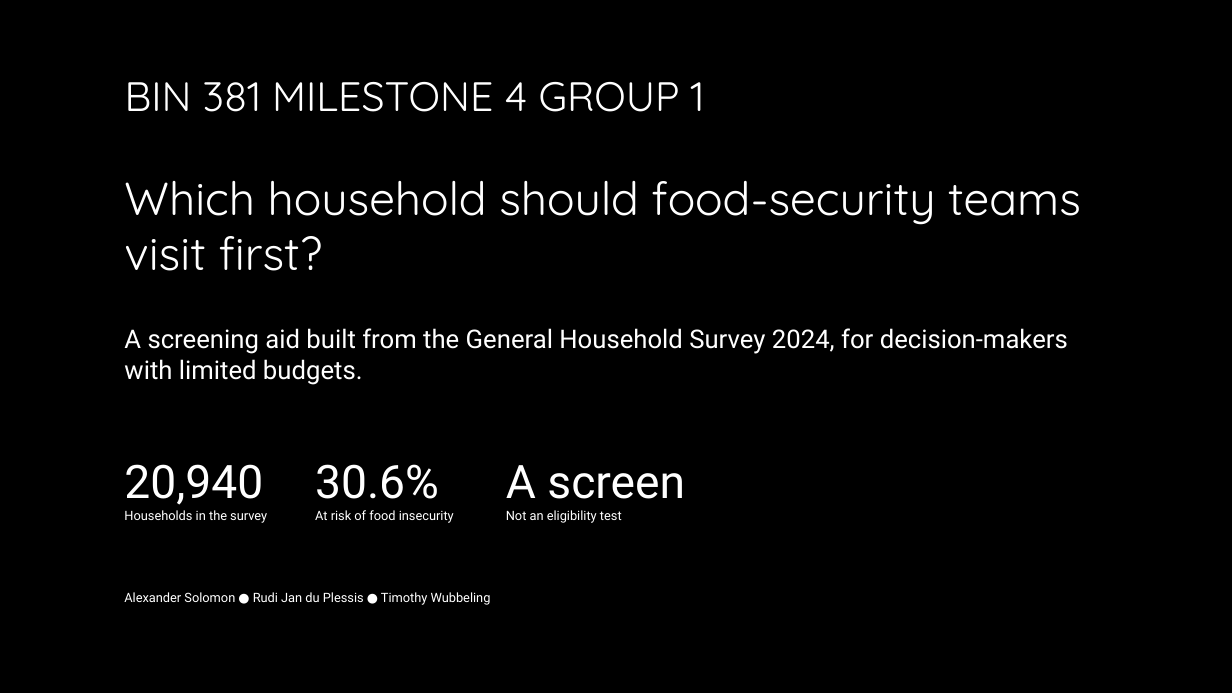
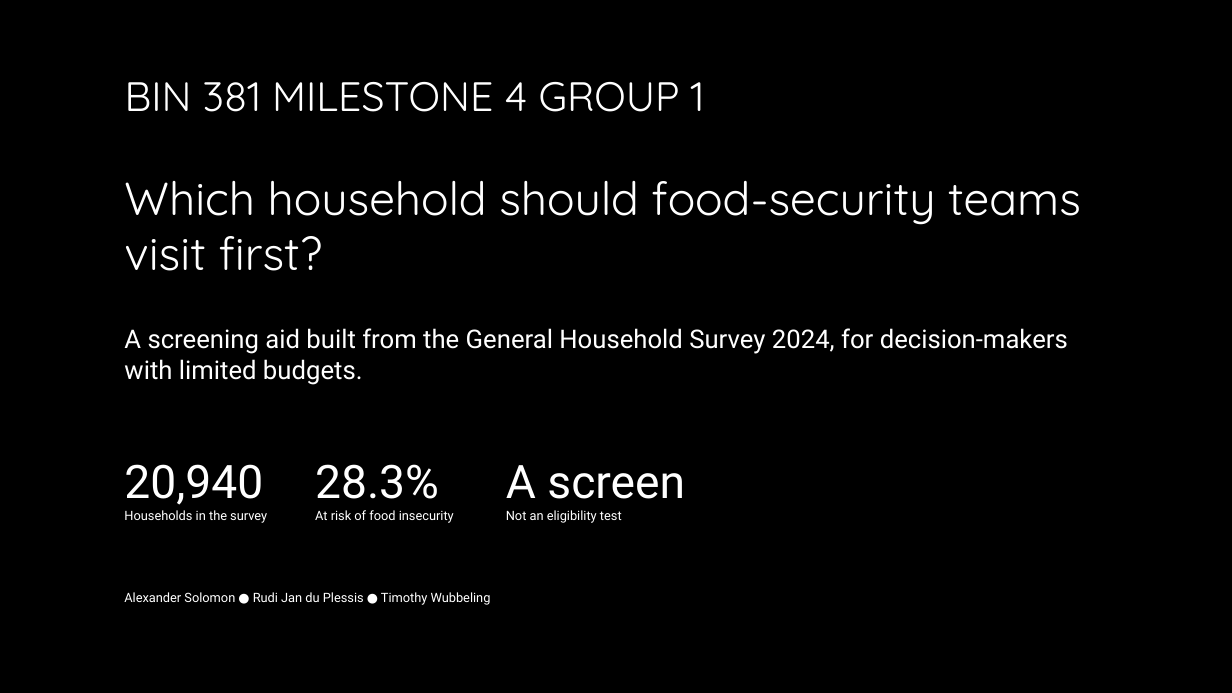
Before and after one commit to timothywubbeling/BIN381, a slide deck: slide 1 of report/M4/BIN381_M4_Slides_Group_P1.pptx. Drawn at 1232x693 pixels with LibreOffice and Linux fonts; fonts in the diff are those of the drawing; background and template pictures are left out. Boxes give left, top, right and bottom in pixels: in the first picture for what was removed or moved away, otherwise in the second. Text is boxed around its words. In the diff, an @@ line names an element or a change of style, - is before the commit and + after.

Commit message:
Update Slides

```diff
--- a/report/M4/BIN381_M4_Slides_Group_P1.pptx
+++ b/report/M4/BIN381_M4_Slides_Group_P1.pptx
@@ text at box(315, 464, 439, 499): text changed @@
-30.6%
+28.3%
```
Also in this commit, not shown: 1 other file.
